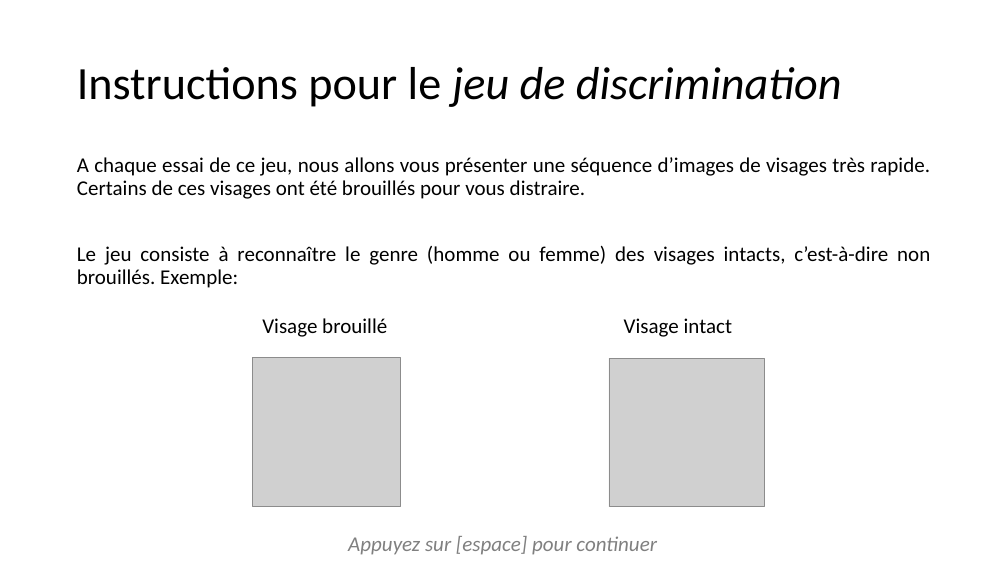
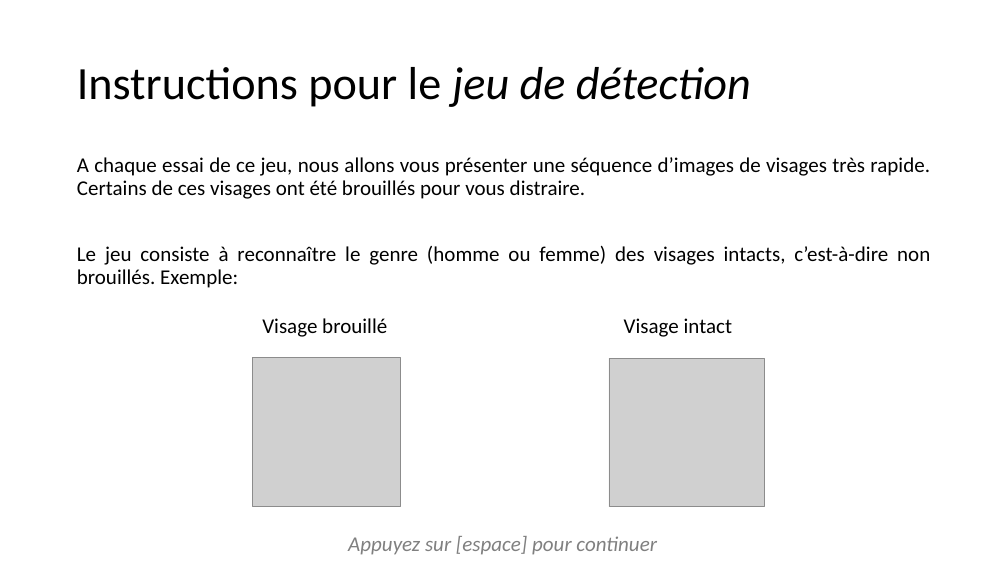
Before and after one commit to jusporrer/Emotion_regulation, a slide deck: slide 8 of instructions/instructionsDiapo.pptx (slide 6 before the commit). Drawn at 1008x567 pixels with LibreOffice and Linux fonts; fonts in the diff are those of the drawing; grey boxes stand for pictures. Boxes give left, top, right and bottom in pixels: in the first picture for what was removed or moved away, otherwise in the second. Text is boxed around its words. In the diff, an @@ line names an element or a change of style, - is before the commit and + after.

Commit message:
created new conditions with improved instructions

```diff
--- a/instructions/instructionsDiapo.pptx
+++ b/instructions/instructionsDiapo.pptx
@@ title at box(77, 67, 751, 107): text changed; italic off @@
-Instructions pour le jeu de discrimination
+Instructions pour le jeu de détection
```
Also in this commit, not shown: 14 other slides changed, 2 slides added, 35 other files.
